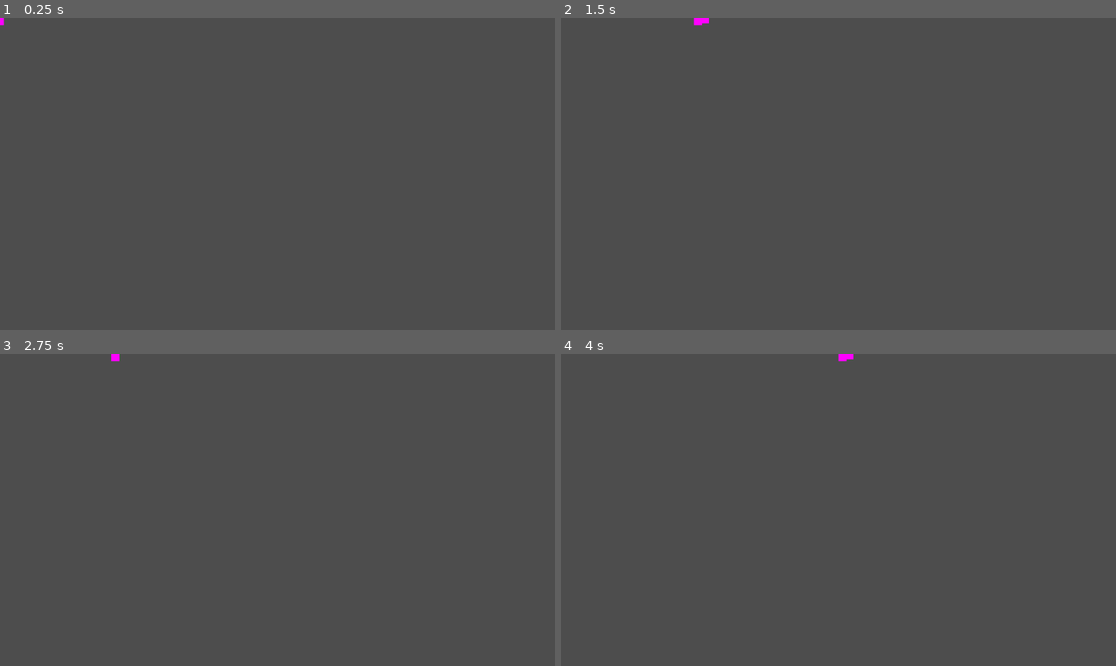
Above: before the commit, frames 1-4 (two rows, left to right).
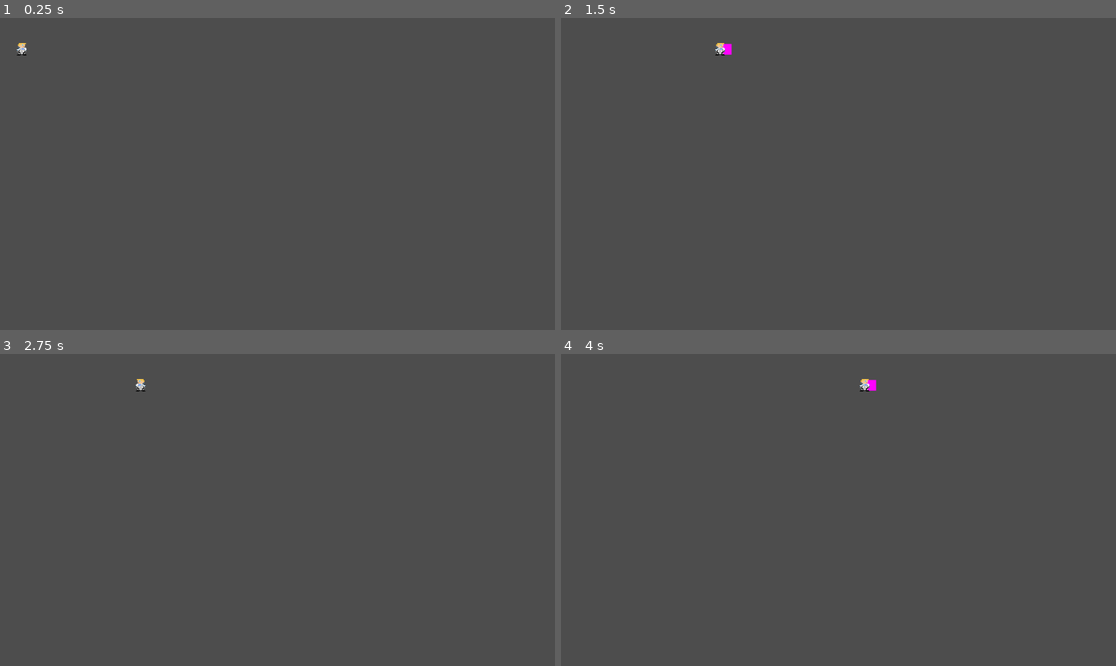
Above: after the commit, the same moments.

Repository: anas-aldolimi/HackthemUp
Game: Godot game, scene res://Scenes/player.tscn
The game is run twice, just before and just after one commit, with the same random seed, the same clock (stepped at 60 frames per second) and the same inputs.
Inputs:
- Up to frame 1 (0.25 s): no input
- Up to frame 2 (1.5 s): tap Enter at 0.5 s; hold D (Right) from 0.53 s (still down); tap B (Attack) at 0.6, 1.35 s; tap Space (Jump) at 0.77 s
- Up to frame 3 (2.75 s): tap Space (Jump) at 1.52 s; release D (Right) at 2.03 s; hold A (Left) from 2.03 s (still down); tap B (Attack) at 2.1 s
- Up to frame 4 (4 s): release A (Left) at 2.78 s; hold D (Right) from 2.78 s (still down); tap B (Attack) at 2.85, 3.6 s; tap Space (Jump) at 3.02, 3.77 s

The runs differ from the first frame. In frame 1, less than 0.1% of the frame differs, in the area x 0-5%, y 0-13%; in frame 2, 0.2%, in the area x 23-31%, y 0-13%; in frame 3, less than 0.1%; in frame 4, 0.2%.

Commit message:
github test

Diff:
--- a/Player.gd
+++ b/Player.gd
@@ -25,7 +25,7 @@
 	#	velocity.y += gravity * delta
 	if Input.is_action_just_pressed("Attack") and attacking == false:
 		Attack()
-		velocity.x = 200
+
 
 	Flipper()
 	# Handle Jump.
@@ -54,8 +54,11 @@
 
 func Flipper():
 	if Input.is_action_just_pressed("Left"):
-		spawnerlocation.x = -11
+		#spawnerlocation.x = -11
 		$Sprite2D.flip_h=true
 	if Input.is_action_just_pressed("Right"):
-		spawnerlocation.x = 11
+		#spawnerlocation.x = 11
 		$Sprite2D.flip_h=false
+
+
+#this is a test to check out github.
--- a/Scenes/player.tscn
+++ b/Scenes/player.tscn
@@ -1,25 +1,24 @@
 [gd_scene load_steps=4 format=3 uid="uid://bi88morc2xqb8"]
 
 [ext_resource type="Script" path="res://Player.gd" id="1_t8ikt"]
+[ext_resource type="Texture2D" uid="uid://bv3u5ax4ll6pn" path="res://enemy placehodler.png" id="2_ncojp"]
 
 [sub_resource type="CapsuleShape2D" id="CapsuleShape2D_anf7r"]
 
-[sub_resource type="PlaceholderTexture2D" id="PlaceholderTexture2D_mwqkj"]
-
 [node name="Player" type="CharacterBody2D"]
+position = Vector2(46, 65)
 script = ExtResource("1_t8ikt")
 
 [node name="CollisionShape2D" type="CollisionShape2D" parent="."]
 shape = SubResource("CapsuleShape2D_anf7r")
 
 [node name="Spawner" type="Node2D" parent="."]
-position = Vector2(11, 0)
-scale = Vector2(1, 1)
+position = Vector2(12, 0)
 
 [node name="Sprite2D" type="Sprite2D" parent="."]
-position = Vector2(5.96046e-08, 0)
-scale = Vector2(17, 30)
-texture = SubResource("PlaceholderTexture2D_mwqkj")
+position = Vector2(2.6875, 1.90735e-06)
+scale = Vector2(0.416016, 0.576087)
+texture = ExtResource("2_ncojp")
 
 [node name="Timer" type="Timer" parent="."]
 wait_time = 0.4
--- a/project.godot
+++ b/project.godot
@@ -12,7 +12,7 @@
 
 config/name="HackThemUp"
 run/main_scene="res://Scenes/player.tscn"
-config/features=PackedStringArray("4.0", "Forward Plus")
+config/features=PackedStringArray("4.1", "Forward Plus")
 config/icon="res://icon.svg"
 
 [input]
Binary file added: enemy placehodler.png
Not shown, added: enemy placehodler.png.import
